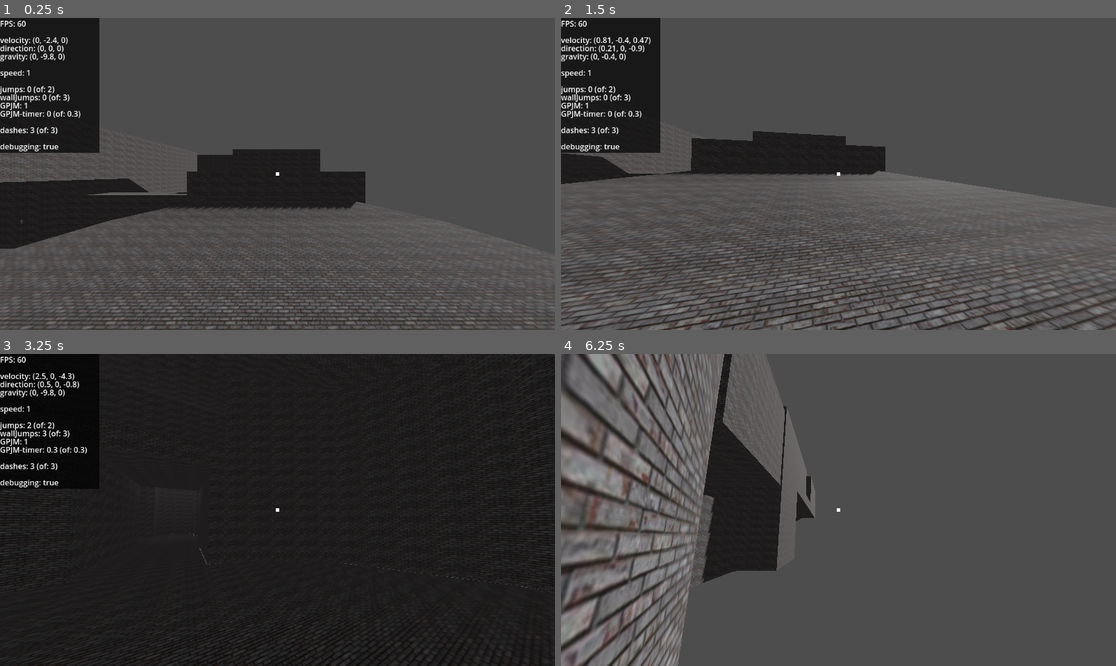
Above: before the commit, frames 1-4 (two rows, left to right).
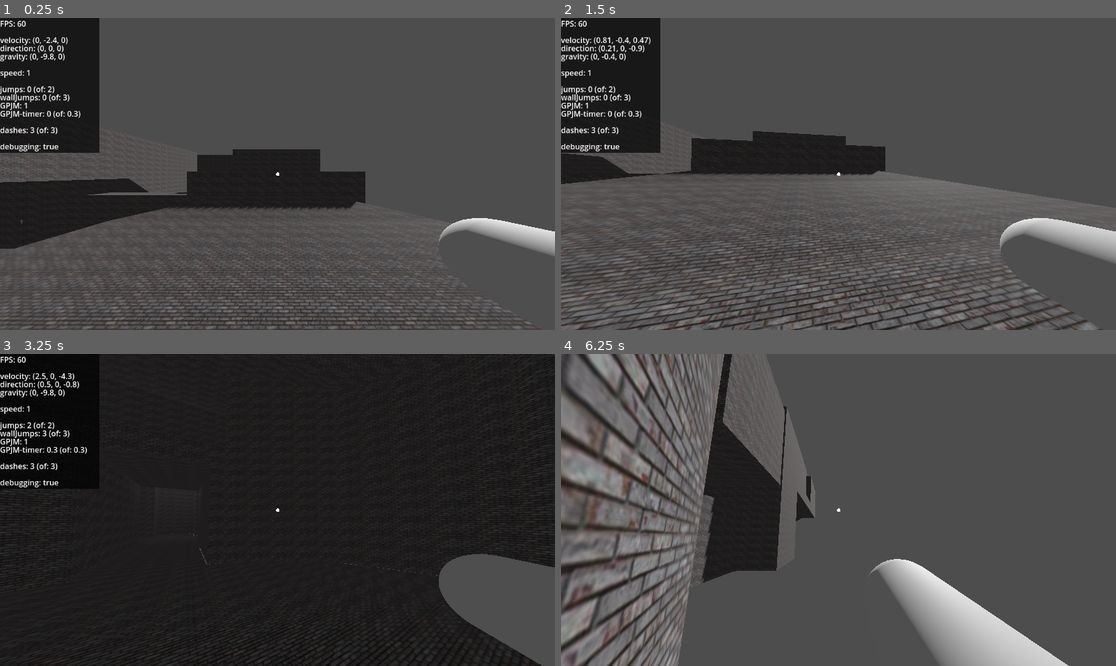
Above: after the commit, the same moments.

Repository: SebastianSchneiderbauer/3DMiami
Game: Godot game, scene res://world/scenes/world.tscn
Two runs of this game, one before a commit and one after it. Both use one fixed random seed, a clock stepped at 60 frames per second and the inputs below.
Inputs (mouse positions are in pixels of both pictures, inside the frame that each line leads up to):
- Up to frame 1 (0.25 s): no input
- Up to frame 2 (1.5 s): tap Enter (ui_accept) at 0.5, 0.77 s; move the mouse to (866, 174) at 0.52 s; hold Up (ui_up) from 0.53 s (still down); tap F (F) at 0.6, 1.35 s; move the mouse to (810, 174) at 1.27 s
- Up to frame 3 (3.25 s): keep holding Up (ui_up); tap Enter (ui_accept) at 1.52, 3.02 s; move the mouse to (288, 503) at 2.02 s; hold Ctrl (ctrl) 2.03-2.78 s; tap F (F) at 2.3, 3.05 s; move the mouse to (271, 516) at 2.77 s; click (271, 516) at 2.85 s
- Up to frame 4 (6.25 s): move the mouse to (877, 513) at 3.52 s; hold Shift (shift) 3.53-4.28 s; tap Enter (ui_accept) at 3.77, 4.52, 6.02 s; tap F (F) at 3.8, 4.35, 5.1, 6.05 s; tap Escape (ui_cancel) at 4.15 s; move the mouse to (794, 506) at 4.27 s; move the mouse to (844, 510) at 5.02 s; move the mouse to (816, 503) at 5.77 s; release Up (ui_up) at 5.78 s; hold Right (ui_right) from 5.78 s (still down); tap Ctrl (ctrl) at 5.85 s

The runs differ from the first frame. In frame 1, 1.2% of the frame differs, in the area x 49-100%, y 49-98%; in frame 2, 2.3%; in frame 3, 5.2%, in the area x 49-100%, y 49-100%; in frame 4, 5.1%.

Commit message:
add graphics section
theres now stuff to make you res worse, a toggle for vsinc and fullscreen

Diff:
--- /dev/null
+++ b/pause menu/scenes/options_example.tscn
@@ -0,0 +1,143 @@
+[gd_scene load_steps=4 format=3 uid="uid://drbs8u6ai0tym"]
+
+[ext_resource type="Script" path="res://pause menu/scripts/graphics.gd" id="1_ub60o"]
+
+[sub_resource type="LabelSettings" id="LabelSettings_sfw2w"]
+
+[sub_resource type="LabelSettings" id="LabelSettings_8idkr"]
+font_size = 25
+
+[node name="Options_Example" type="Control"]
+layout_mode = 3
+anchors_preset = 15
+anchor_right = 1.0
+anchor_bottom = 1.0
+grow_horizontal = 2
+grow_vertical = 2
+
+[node name="Options_Setting" type="VBoxContainer" parent="."]
+layout_mode = 1
+anchors_preset = 8
+anchor_left = 0.5
+anchor_top = 0.5
+anchor_right = 0.5
+anchor_bottom = 0.5
+offset_left = -170.5
+offset_top = -89.5
+offset_right = 170.5
+offset_bottom = 121.5
+grow_horizontal = 2
+grow_vertical = 2
+alignment = 1
+script = ExtResource("1_ub60o")
+
+[node name="Resolution_OptionButton" type="OptionButton" parent="Options_Setting"]
+layout_mode = 2
+
+[node name="Scaler" type="OptionButton" parent="Options_Setting"]
+layout_mode = 2
+selected = 1
+item_count = 3
+popup/item_0/text = "SCALER"
+popup/item_0/disabled = true
+popup/item_0/separator = true
+popup/item_1/text = "BILINEAR"
+popup/item_1/id = 1
+popup/item_2/text = "AMS FSR 2.2"
+popup/item_2/id = 2
+
+[node name="FSROptions" type="OptionButton" parent="Options_Setting"]
+visible = false
+layout_mode = 2
+selected = 0
+item_count = 8
+popup/item_0/text = "FSR Options"
+popup/item_0/disabled = true
+popup/item_0/separator = true
+popup/item_1/text = "Literal Potato"
+popup/item_1/id = 1
+popup/item_2/text = "Ultra Performence"
+popup/item_2/id = 2
+popup/item_3/text = "Performence"
+popup/item_3/id = 3
+popup/item_4/text = "Balanced"
+popup/item_4/id = 4
+popup/item_5/text = "Quality"
+popup/item_5/id = 5
+popup/item_6/text = "Ultra Quality"
+popup/item_6/id = 6
+popup/item_7/text = "Daddy’s Credit Card"
+popup/item_7/id = 7
+
+[node name="ScaleBox" type="HBoxContainer" parent="Options_Setting"]
+layout_mode = 2
+
+[node name="ScaleSlider" type="HSlider" parent="Options_Setting/ScaleBox"]
+custom_minimum_size = Vector2(200, 0)
+layout_mode = 2
+min_value = 1.0
+max_value = 200.0
+step = 5.0
+value = 1.0
+ticks_on_borders = true
+
+[node name="ScaleLabel" type="Label" parent="Options_Setting/ScaleBox"]
+layout_mode = 2
+text = "100% - 1920x1080"
+label_settings = SubResource("LabelSettings_sfw2w")
+horizontal_alignment = 3
+
+[node name="FullScreen_CheckBox" type="CheckBox" parent="Options_Setting"]
+layout_mode = 2
+text = "FullScreen"
+
+[node name="vsync_checkbox" type="CheckBox" parent="Options_Setting"]
+layout_mode = 2
+text = "VSYNC Enabled"
+
+[node name="Screen_Selector" type="OptionButton" parent="Options_Setting"]
+layout_mode = 2
+
+[node name="return" type="Button" parent="Options_Setting"]
+layout_mode = 2
+text = "EXIT"
+
+[node name="Label" type="Label" parent="."]
+layout_mode = 1
+anchors_preset = -1
+anchor_left = 0.5
+anchor_top = 0.5
+anchor_right = 0.5
+anchor_bottom = 0.5
+offset_left = -104.0
+offset_top = -132.0
+offset_right = 104.0
+offset_bottom = -97.0
+text = "GRAPHICS STUFF"
+label_settings = SubResource("LabelSettings_8idkr")
+
+[node name="ColorRect" type="ColorRect" parent="."]
+z_index = -3
+layout_mode = 1
+anchors_preset = 8
+anchor_left = 0.5
+anchor_top = 0.5
+anchor_right = 0.5
+anchor_bottom = 0.5
+offset_left = -184.0
+offset_top = -140.0
+offset_right = 184.0
+offset_bottom = 140.0
+grow_horizontal = 2
+grow_vertical = 2
+mouse_filter = 2
+color = Color(0, 0, 0, 0.568627)
+
+[connection signal="item_selected" from="Options_Setting/Resolution_OptionButton" to="Options_Setting" method="_on_option_button_item_selected"]
+[connection signal="item_selected" from="Options_Setting/Scaler" to="Options_Setting" method="_on_scaler_item_selected"]
+[connection signal="item_selected" from="Options_Setting/FSROptions" to="Options_Setting" method="_on_fsr_options_item_selected"]
+[connection signal="value_changed" from="Options_Setting/ScaleBox/ScaleSlider" to="Options_Setting" method="_on_scale_slider_value_changed"]
+[connection signal="toggled" from="Options_Setting/FullScreen_CheckBox" to="Options_Setting" method="_on_full_screen_check_box_toggled"]
+[connection signal="toggled" from="Options_Setting/vsync_checkbox" to="Options_Setting" method="_on_vsync_checkbox_toggled"]
+[connection signal="item_selected" from="Options_Setting/Screen_Selector" to="Options_Setting" method="_on_screen_selector_item_selected"]
+[connection signal="pressed" from="Options_Setting/return" to="Options_Setting" method="_on_return_pressed"]
--- a/pause menu/scenes/pausemenu.tscn
+++ b/pause menu/scenes/pausemenu.tscn
@@ -3,7 +3,7 @@
 [ext_resource type="Script" path="res://pause menu/scripts/pausemenu.gd" id="1_wysa8"]
 [ext_resource type="Script" path="res://pause menu/scripts/sensitivity_slider.gd" id="2_63iid"]
 [ext_resource type="Script" path="res://pause menu/scripts/fov_slider.gd" id="3_5hrir"]
-[ext_resource type="Script" path="res://pause menu/scripts/crosshair_slider.gd" id="4_2nsw8"]
+[ext_resource type="PackedScene" uid="uid://drbs8u6ai0tym" path="res://pause menu/scenes/options_example.tscn" id="4_unh3j"]
 
 [sub_resource type="Animation" id="Animation_6wy0n"]
 length = 0.001
@@ -38,6 +38,18 @@
 tracks/2/interp = 1
 tracks/2/loop_wrap = true
 tracks/2/keys = {
+"times": PackedFloat32Array(0),
+"transitions": PackedFloat32Array(1),
+"update": 1,
+"values": [false]
+}
+tracks/3/type = "value"
+tracks/3/imported = false
+tracks/3/enabled = true
+tracks/3/path = NodePath("graphics setting:visible")
+tracks/3/interp = 1
+tracks/3/loop_wrap = true
+tracks/3/keys = {
 "times": PackedFloat32Array(0),
 "transitions": PackedFloat32Array(1),
 "update": 1,
@@ -83,6 +95,18 @@
 "update": 1,
 "values": [true]
 }
+tracks/3/type = "value"
+tracks/3/imported = false
+tracks/3/enabled = true
+tracks/3/path = NodePath("graphics setting:visible")
+tracks/3/interp = 1
+tracks/3/loop_wrap = true
+tracks/3/keys = {
+"times": PackedFloat32Array(0),
+"transitions": PackedFloat32Array(1),
+"update": 1,
+"values": [false]
+}
 
 [sub_resource type="Animation" id="Animation_yaxso"]
 resource_name = "fade_out"
@@ -118,6 +142,18 @@
 tracks/2/interp = 1
 tracks/2/loop_wrap = true
 tracks/2/keys = {
+"times": PackedFloat32Array(0),
+"transitions": PackedFloat32Array(1),
+"update": 1,
+"values": [false]
+}
+tracks/3/type = "value"
+tracks/3/imported = false
+tracks/3/enabled = true
+tracks/3/path = NodePath("graphics setting:visible")
+tracks/3/interp = 1
+tracks/3/loop_wrap = true
+tracks/3/keys = {
 "times": PackedFloat32Array(0),
 "transitions": PackedFloat32Array(1),
 "update": 1,
@@ -218,25 +254,9 @@
 horizontal_alignment = 1
 uppercase = true
 
-[node name="crosshair_header" type="Label" parent="VBoxContainer"]
-layout_mode = 2
-theme_override_font_sizes/font_size = 26
-text = "CROSSHAIR SCALE"
-horizontal_alignment = 1
-
-[node name="crosshair_slider" type="HSlider" parent="VBoxContainer"]
-layout_mode = 2
-min_value = 0.1
-max_value = 10.0
-step = 0.1
-value = 1.2
-script = ExtResource("4_2nsw8")
-
-[node name="crosshair_read" type="Label" parent="VBoxContainer"]
-layout_mode = 2
-theme_override_font_sizes/font_size = 19
-text = "ERROR IN SCRIPT"
-horizontal_alignment = 1
+[node name="Graphics" type="Button" parent="VBoxContainer"]
+layout_mode = 2
+text = "GRAPHICS SETTINGS"
 
 [node name="showDebug" type="CheckButton" parent="."]
 visible = false
@@ -276,3 +296,9 @@
 libraries = {
 "": SubResource("AnimationLibrary_mprwk")
 }
+
+[node name="graphics setting" parent="." instance=ExtResource("4_unh3j")]
+visible = false
+layout_mode = 1
+
+[connection signal="pressed" from="VBoxContainer/Graphics" to="." method="_on_graphics_pressed"]
--- a/pause menu/scripts/crosshair_slider.gd
+++ /dev/null
@@ -1,8 +0,0 @@
-extends HSlider
-
-func _process(delta):
-	var output = get_parent().get_child(9)
-	var crosshair = get_parent().get_parent().get_parent().get_child(2).get_child(0)
-
-	output.set_text(str(value))
-	crosshair.multiplier = value
--- /dev/null
+++ b/pause menu/scripts/graphics.gd
@@ -0,0 +1,148 @@
+extends VBoxContainer
+
+@onready var resolution_option_button = $Resolution_OptionButton
+@onready var full_screen_check_box = $FullScreen_CheckBox
+@onready var scale_label = $ScaleBox/ScaleLabel
+@onready var scale_slider = $ScaleBox/ScaleSlider
+@onready var fsr_options = $FSROptions
+@onready var vsync_checkbox = $vsync_checkbox
+@onready var screen_selector = $Screen_Selector
+@onready var scale_box = $ScaleBox
+
+var Resolutions: Dictionary = {"3840x2160":Vector2i(3840,2160),
+								"2560x1440":Vector2i(2560,1080),
+								"1920x1080":Vector2i(1920,1080),
+								"1600x900":Vector2i(1600,900),
+								"1536x864":Vector2i(1536,864),
+								"1440x900":Vector2i(1440,900),
+								"1366x768":Vector2i(1366,768),
+								"1280x720":Vector2i(1280,720),
+								"1024x600":Vector2i(1024,600),
+								"800x600": Vector2i(800,600)}
+
+# Called when the node enters the scene tree for the first time.
+func _ready():
+	Add_Resolutions()
+	Check_Variables()
+	Get_Screens()
+
+func Check_Variables():
+	var _window = get_window()
+	var mode = _window.get_mode()
+
+	if mode == Window.MODE_FULLSCREEN:
+		resolution_option_button.set_disabled(true)
+		full_screen_check_box.set_pressed_no_signal(true)
+
+	if DisplayServer.window_get_vsync_mode() == DisplayServer.VSYNC_ENABLED:
+		vsync_checkbox.set_pressed_no_signal(true)
+
+func Set_Resolution_Text():
+	var Resolution_Text = str(get_window().get_size().x)+"x"+str(get_window().get_size().y)
+	resolution_option_button.set_text(Resolution_Text)
+
+	scale_slider.set_value_no_signal(100.00)
+	_on_scale_slider_value_changed(100.00)
+
+func Add_Resolutions():
+	var Current_Resolution = get_window().get_size()
+	var ID = 0
+
+	for r in Resolutions:
+		resolution_option_button.add_item(r, ID)
+
+		if Resolutions[r] == Current_Resolution:
+			resolution_option_button.select(ID)
+
+		ID += 1
+
+func _on_option_button_item_selected(index):
+	var ID = resolution_option_button.get_item_text(index)
+	get_window().set_size(Resolutions[ID])
+	Set_Resolution_Text()
+	Centre_Window()
+
+func Centre_Window():
+	var Centre_Screen = DisplayServer.screen_get_position()+DisplayServer.screen_get_size()/2
+	var Window_Size = get_window().get_size_with_decorations()
+	get_window().set_position(Centre_Screen-Window_Size/2)
+
+func _on_full_screen_check_box_toggled(toggled_on):
+	resolution_option_button.set_disabled(toggled_on)
+	if toggled_on:
+		get_window().set_mode(Window.MODE_FULLSCREEN)
+	else:
+		get_window().set_mode(Window.MODE_WINDOWED)
+		Centre_Window()
+
+	get_tree().create_timer(.05).timeout.connect(Set_Resolution_Text)
+
+func _on_scale_slider_value_changed(value):
+	var Resolution_Scale = value/100.00
+	print(value)
+	var Resolution_Text = str(round(get_window().get_size().x*Resolution_Scale))+"x"+str(round(get_window().get_size().y*Resolution_Scale))
+
+	scale_label.set_text(str(value)+"% - "+ Resolution_Text)
+	get_viewport().set_scaling_3d_scale(Resolution_Scale)
+
+func _on_scaler_item_selected(index):
+	var _viewport = get_viewport()
+
+	match index:
+		1:
+			_viewport.set_scaling_3d_mode(Viewport.SCALING_3D_MODE_BILINEAR)
+			scale_slider.set_editable(true)
+			fsr_options.hide()
+			scale_box.show()
+		2:
+			_viewport.set_scaling_3d_mode(Viewport.SCALING_3D_MODE_FSR2)
+			scale_slider.set_editable(false)
+			fsr_options.show()
+			scale_box.hide()
+
+func _on_fsr_options_item_selected(index):
+	match index:
+		1:
+			_on_scale_slider_value_changed(1.00)
+		2:
+			_on_scale_slider_value_changed(25.00)
+		3:
+			_on_scale_slider_value_changed(50.00)
+		4:
+			_on_scale_slider_value_changed(66.00)
+		5:
+			_on_scale_slider_value_changed(77.00)
+		6:
+			_on_scale_slider_value_changed(83.00)
+		7:
+			_on_scale_slider_value_changed(125.00)
+
+func _on_vsync_checkbox_toggled(toggled_on):
+	if toggled_on:
+		DisplayServer.window_set_vsync_mode(DisplayServer.VSYNC_ENABLED)
+	else:
+		DisplayServer.window_set_vsync_mode(DisplayServer.VSYNC_DISABLED)
+
+func Get_Screens():
+	var Screens = DisplayServer.get_screen_count()
+
+	for s in Screens:
+		screen_selector.add_item("Screen: "+str(s))
+
+func _on_screen_selector_item_selected(index):
+	var _window = get_window()
+
+	var mode = _window.get_mode()
+
+	_window.set_mode(Window.MODE_WINDOWED)
+	_window.set_current_screen(index)
+
+	if mode == Window.MODE_FULLSCREEN:
+		_window.set_mode(Window.MODE_FULLSCREEN)
+
+
+
+func _on_return_pressed() -> void:
+	get_parent().hide()
+	get_parent().get_parent().get_child(0).show()
+	get_parent().get_parent().get_child(2).show()
--- a/pause menu/scripts/pausemenu.gd
+++ b/pause menu/scripts/pausemenu.gd
@@ -16,6 +16,7 @@
 		# Pause the game
 		get_tree().paused = true
 		$AnimationPlayer.play("fade_in")
+		get_child(2).show()
 		# Show and release the mouse
 		Input.set_mouse_mode(Input.MOUSE_MODE_VISIBLE)
 	else:
@@ -53,3 +54,9 @@
 		timer += delta
 		if timer > 0.5:
 			visible = true
+
+
+func _on_graphics_pressed() -> void:
+	$VBoxContainer.hide()
+	$"graphics setting".show()
+	get_child(2).hide()
--- a/player/scenes/playerbody.tscn
+++ b/player/scenes/playerbody.tscn
@@ -10,6 +10,10 @@
 albedo_texture = ExtResource("2_h62rp")
 
 [sub_resource type="CapsuleMesh" id="CapsuleMesh_7usf5"]
+
+[sub_resource type="CapsuleMesh" id="CapsuleMesh_gahwa"]
+radius = 0.2
+height = 2.063
 
 [node name="playerbody" type="CharacterBody3D"]
 collision_mask = 2
@@ -28,3 +32,7 @@
 process_mode = 3
 transform = Transform3D(1, 0, 0, 0, 1, 0, 0, 0, 1, 0, 1.69835, 0)
 script = ExtResource("3_b7c5l")
+
+[node name="MeshInstance3D" type="MeshInstance3D" parent="Camera3D"]
+transform = Transform3D(1, 0, 0, 0, -4.37114e-08, 1, 0, -1, -4.37114e-08, 1.14603, -0.442419, 0)
+mesh = SubResource("CapsuleMesh_gahwa")
--- a/project.godot
+++ b/project.godot
@@ -14,10 +14,6 @@
 run/main_scene="res://world/scenes/world.tscn"
 config/features=PackedStringArray("4.3", "Forward Plus")
 config/icon="res://icon.svg"
-
-[display]
-
-window/stretch/aspect="expand"
 
 [input]
 
Not shown: 1 places in player/scenes/playerbody.tscn that only renumber resources
